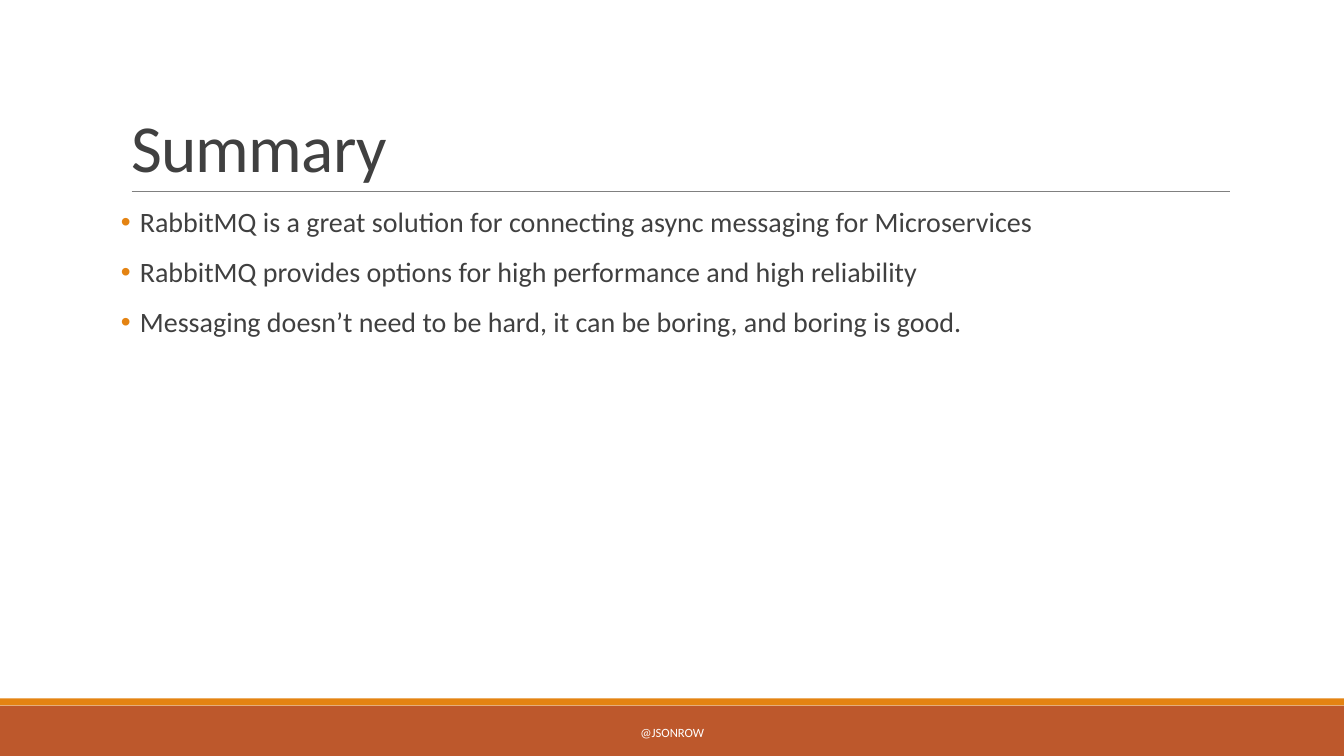
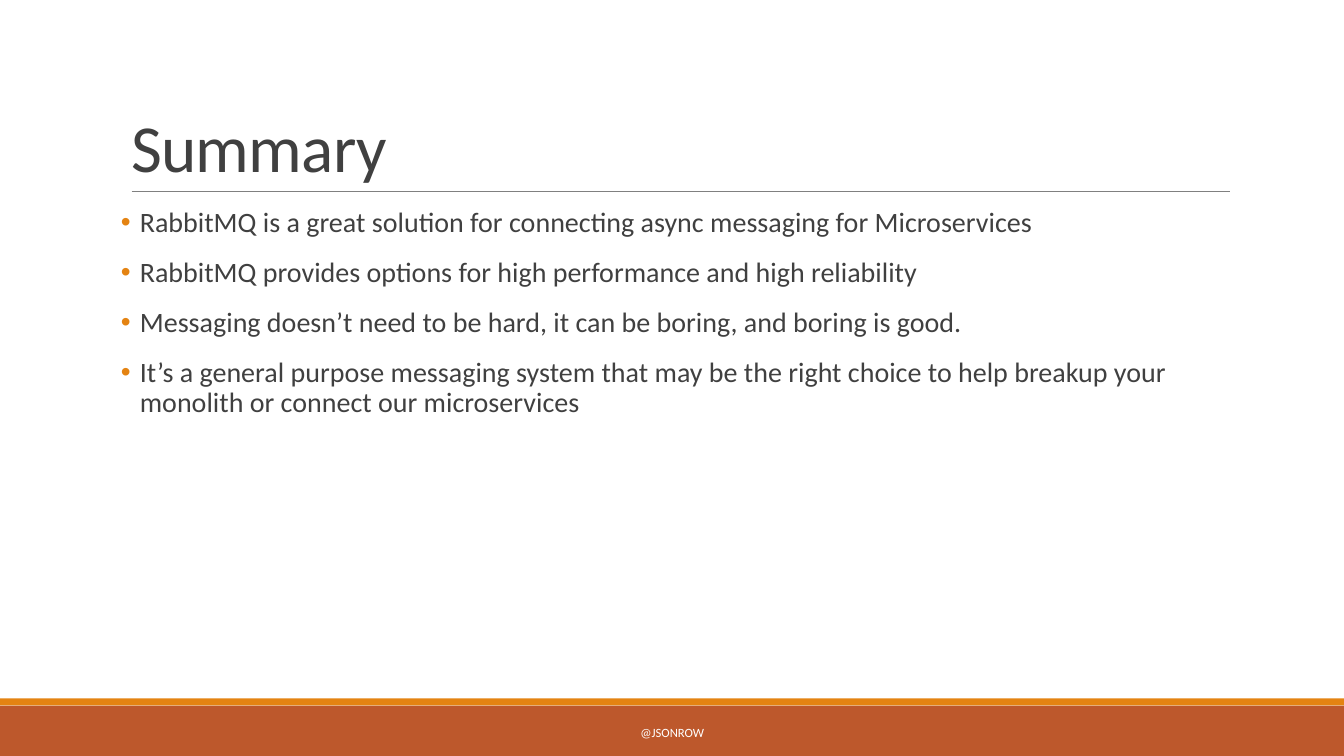
Before and after one commit to JasonRowe/MDC2019, a slide deck: slide 23 of Microservice_plumbing_with_RabbitMQ.pptx (slide 26 before the commit). Drawn at 1344x756 pixels with LibreOffice and Linux fonts; fonts in the diff are those of the drawing. Boxes give left, top, right and bottom in pixels: in the first picture for what was removed or moved away, otherwise in the second. Text is boxed around its words. In the diff, an @@ line names an element or a change of style, - is before the commit and + after.

```diff
--- a/Microservice_plumbing_with_RabbitMQ.pptx
+++ b/Microservice_plumbing_with_RabbitMQ.pptx
@@ text at (x1=140, y1=362, x2=1166, y2=412): paragraph added @@
+• It’s a general purpose messaging system that may be the right choice to help breakup your monolith or connect our microservices
```
Also in this commit, not shown: 4 other slides changed, 3 slides removed, 2 other files.
